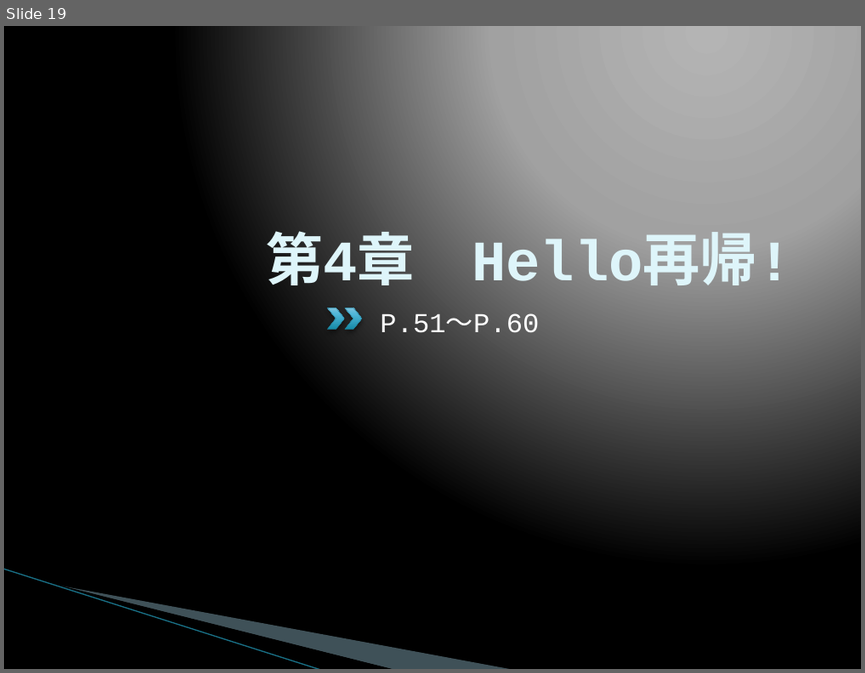
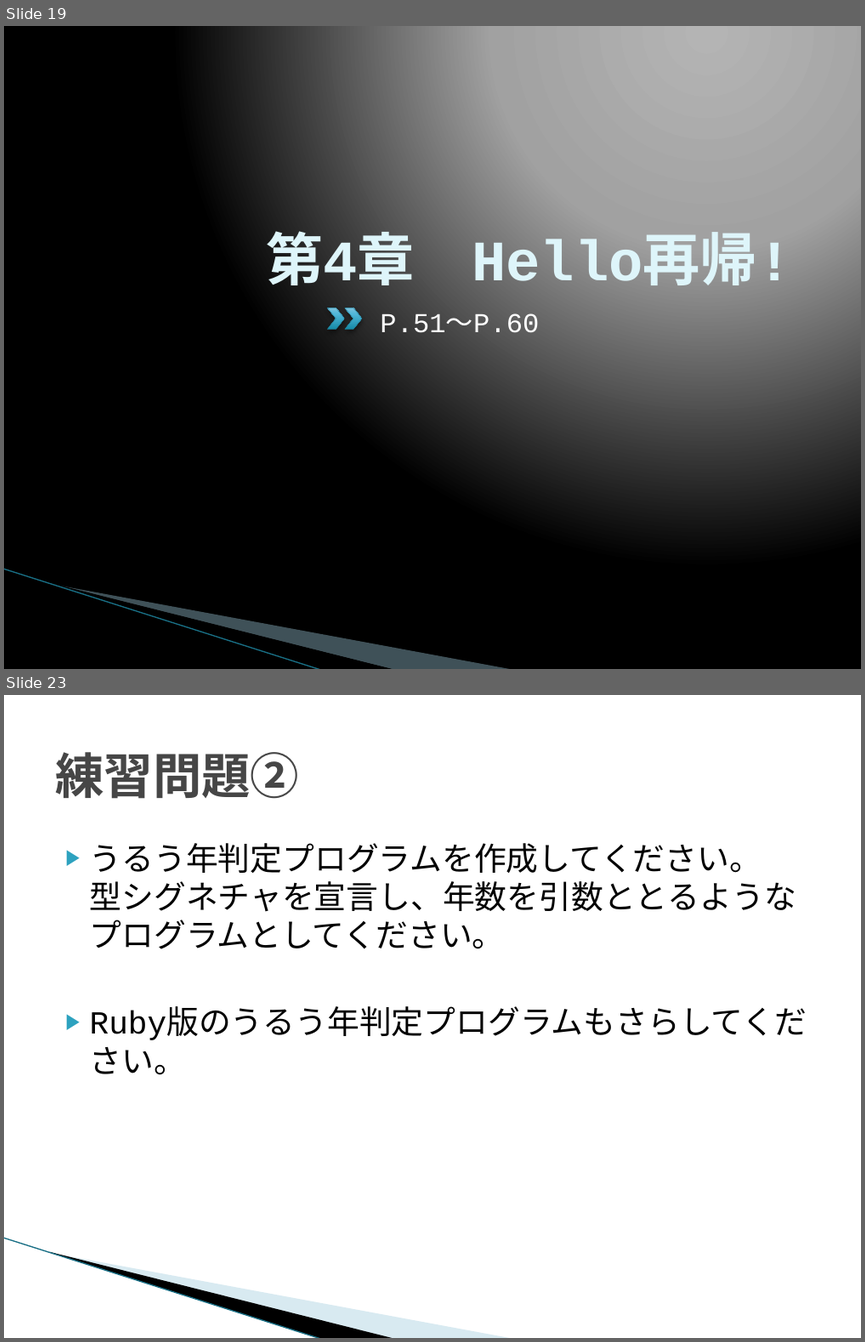
Before and after one commit to Hiroka0619/LYaHfGGreadingMIS, a slide deck: 201311/LYaHfGG2.pptx. Shown one above the other, each under a label of ours: slide 19 before the commit, slides 19 and 23 after it; the slides between them are not shown. The pictures are 865x673 and 865x1342 pixels, drawn with LibreOffice and Linux fonts; fonts in the diff are those of the drawing; background and template pictures are left out. Boxes give left, top, right and bottom in pixels: in the first picture for what was removed or moved away, otherwise in the second. Text is boxed around its words. In the diff, an @@ line names an element or a change of style, - is before the commit and + after.

```diff
--- a/201311/LYaHfGG2.pptx
+++ b/201311/LYaHfGG2.pptx
@@ slide 23 added at [4, 695, 861, 1338], background #FFFFFF; not listed: 3 template elements that a slide beside it also shows @@
@@ title added at [55, 752, 299, 799], 41 pt, text #464646, bold @@
+練習問題②
@@ text added at [90, 843, 796, 1075], 27 pt, text #000000 @@
+▶ うるう年判定プログラムを作成してください。
+  型シグネチャを宣言し、年数を引数ととるようなプログラムとしてください。
+▶ Ruby版のうるう年判定プログラムもさらしてください。
```
Also in this commit, not shown: 4 slides changed, 2 other slides added, 1 other file.
